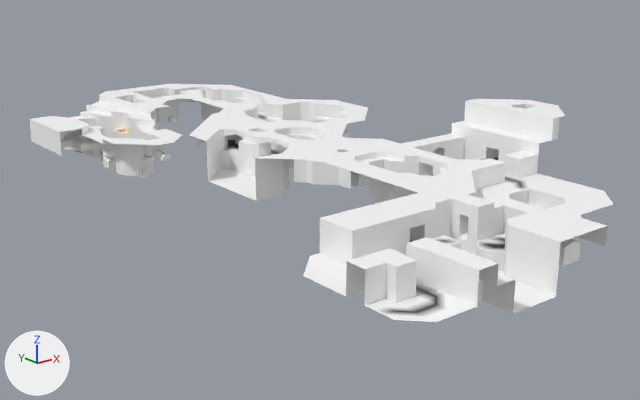
The glTF model Models/level-6.glb as it was, and as the next commit left it.
Camera for both pictures: a camera (50 mm lens) standing at (-178.0, -338.0, 97.0) and looking at (37.0, -68.0, -11.0). Every picture has the same lights, and +X, +Y and +Z are marked at lower left. The picture after the commit comes second. Vertices at exactly the same position are counted once.

The first picture shows 'level-6'.
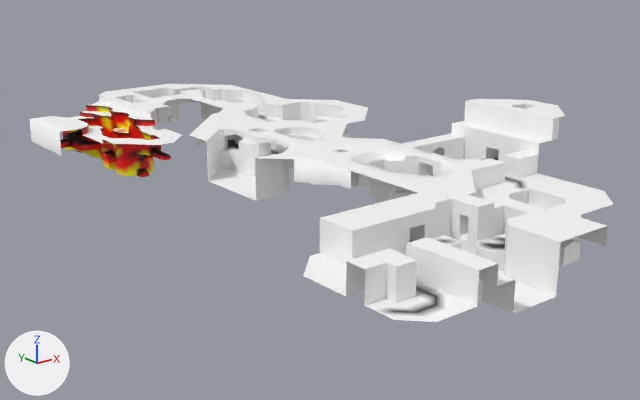
Commit message: working on level 6

Patch to the scene script:
```diff
--- a/Models/level-6.glb.py
+++ b/Models/level-6.glb.py
@@ me_level_6 @@
 # used by ob_level_6; location = (0.0, 0.0, 0.0)
-me_level_6.from_pydata(...)  # 5499 vertices, 10652 faces; spans x -45.0..105.0, y -207.0..98.0, z -12.0..30.0
+me_level_6.from_pydata(...)  # 5497 vertices, 10649 faces; spans x -45.0..105.0, y -207.0..98.0, z -12.0..30.0
+# me_level_6 part 1
+# 2 vertices are removed from x -4.0..-3.0, y 7.0, z -7.0
+# 9 faces are deleted
+# 2 vertices move from x 14.0, y 35.0, z 5.0..8.0 to x 14.0, y 34.0, z 5.0..8.0
+# 6 new faces join them
+# me_level_6 part 2: 1023 kept faces spanning x -25.0..18.0, y -10.0..84.0, z -12.0..8.0 get new vertex colours
 me_level_6.materials.append(mat_defaultmaterial)
```

What differs and where, as boxes [x1, y1, x2, y2] in the pictures (640 x 400 px; the box of a moved part takes in the faces that stretch with it):
part 1 of me_level_6, moved or reshaped: [134, 117, 155, 169] in both
part 2 of me_level_6, recoloured (grey to red): [60, 105, 171, 177] in both
